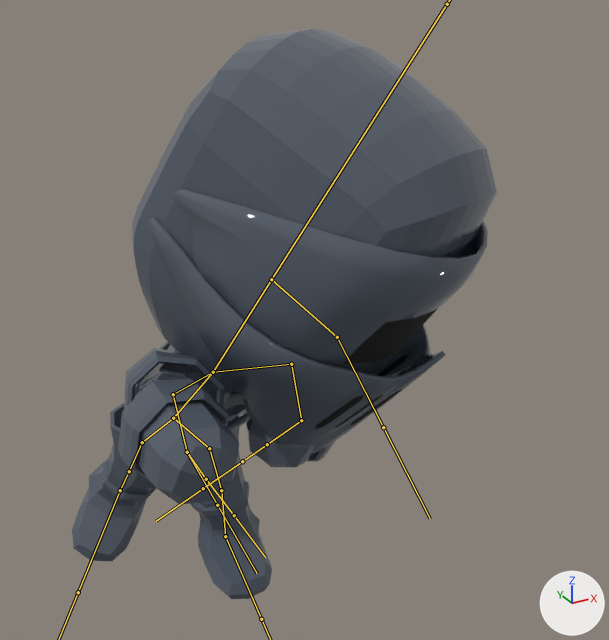
The FBX model Assets/FBX/Player/KnightDungeonCrawler.fbx, before and after one commit.
Rendered twice from a camera (50 mm lens) standing at (-0.58, -1.711, 1.455) and looking at (0.24, -0.219, 0.709). Lighting does not change. The marker at lower right points along +X, +Y and +Z. Both versions are drawn at frame 18 of the action 'Attack'; the numbers are the values there. The bones that bend it are drawn over the model as lines.

In view in the first picture: 'Armor', 'Body'.
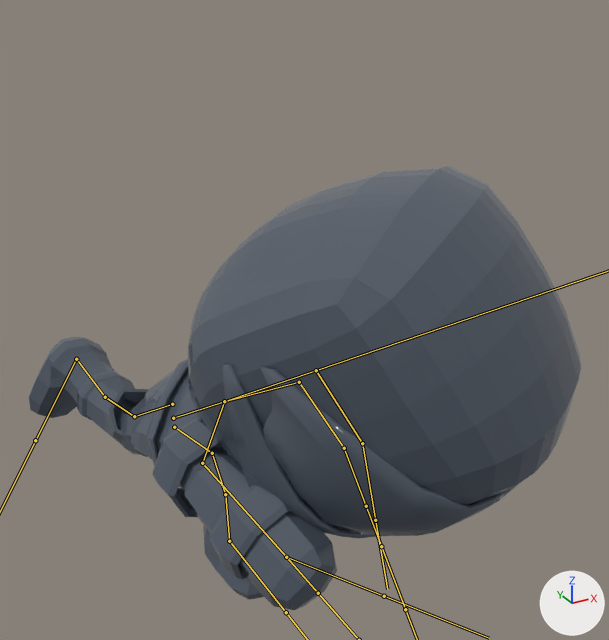
Where the change shows, as pixel boxes (x1, y1, x2, y2) in the pictures (609 x 640 px):
'Armor', posed (30% wider, 12% shorter): before (89, 29, 498, 534); after (50, 166, 581, 610)
'Body', posed: before (72, 368, 272, 599); after (29, 337, 264, 600)
bone 'Bone', root to tip: before (173, 418) to (213, 372); after (173, 418) to (224, 401)
bone 'Bone.001', root to tip: before (213, 372) to (271, 279); after (224, 401) to (316, 370)
bone 'Bone.006.L', root to tip: before (291, 364) to (301, 420); after (299, 382) to (344, 448)
bone 'Bone.007.L', root to tip: before (301, 420) to (267, 444); after (344, 448) to (366, 506)
bone 'Bone.005.R', root to tip: before (213, 372) to (173, 394); after (224, 401) to (202, 463)
bone 'Bone.006.R', root to tip: before (173, 394) to (187, 452); after (202, 463) to (286, 557)
bone 'Bone.007.R', root to tip: before (187, 452) to (206, 479); after (286, 557) to (318, 593)
bone 'Bone.009.L', root to tip: before (173, 418) to (209, 448); after (174, 427) to (212, 453)
bone 'Bone.009.R', root to tip: before (173, 418) to (142, 442); after (172, 404) to (134, 416)
bone 'Bone.010.R', root to tip: before (142, 442) to (129, 471); after (134, 416) to (105, 397)

The change, as a list of edits to the scene's bpy script:
```text
Change bone_bone:
    where bone_bone = bpy.data.objects['Armature'].pose.bones['Bone']
    bone_bone.rotation_quaternion: (0.895, 0.274, 0.307, -0.172) -> (0.792, 0.496, 0.344, -0.096)  # degrees (30, 40, -11) -> degrees (69, 40, 14)
Change bone_bone_001:
    where bone_bone_001 = bpy.data.objects['Armature'].pose.bones['Bone.001']  # child of 'Bone'
    bone_bone_001.rotation_quaternion: (0.997, -0.048, -0.048, 0.047) -> (0.998, -0.024, -0.049, 0.043)  # degrees (-6, -5, 6) -> degrees (-3, -5, 5)
Change bone_bone_006_l:
    where bone_bone_006_l = bpy.data.objects['Armature'].pose.bones['Bone.006.L']  # child of 'Bone.005.L'
    bone_bone_006_l.rotation_quaternion: (0.215, 0.365, -0.492, -0.761) -> (0.26, 0.558, -0.621, -0.485)  # degrees (75, 20, -133) -> degrees (114, 13, -104)
Change bone_bone_007_l:
    where bone_bone_007_l = bpy.data.objects['Armature'].pose.bones['Bone.007.L']  # child of 'Bone.006.L'
    bone_bone_007_l.rotation_quaternion: (0.925, -0.246, -0.213, -0.195) -> (0.976, -0.046, -0.128, -0.173)  # degrees (-25, -29, -17) -> degrees (-3, -15, -20)
Change bone_bone_005_r:
    where bone_bone_005_r = bpy.data.objects['Armature'].pose.bones['Bone.005.R']  # child of 'Bone'
    bone_bone_005_r.rotation_quaternion: (0.998, 0.0, 0.0, 0.061) -> (0.998, 0.014, -0.06, 0.002)  # degrees (0, 0, 7) -> degrees (2, -7, 0)
Change bone_bone_006_r:
    where bone_bone_006_r = bpy.data.objects['Armature'].pose.bones['Bone.006.R']  # child of 'Bone.005.R'
    bone_bone_006_r.rotation_quaternion: (0.602, 0.31, 0.735, 0.043) -> (0.555, 0.463, 0.689, -0.061)  # degrees (-58, 121, -81) -> degrees (-49, 125, -94)
Change bone_bone_007_r:
    where bone_bone_007_r = bpy.data.objects['Armature'].pose.bones['Bone.007.R']  # child of 'Bone.006.R'
    bone_bone_007_r.rotation_quaternion: (0.991, 0.0, 0.0, 0.131) -> (0.998, -0.018, -0.041, 0.034)  # degrees (0, 0, 15) -> degrees (-2, -5, 4)
Change bone_bone_009_l:
    where bone_bone_009_l = bpy.data.objects['Armature'].pose.bones['Bone.009.L']
    bone_bone_009_l.location: (0.0, 0.0, 0.0) -> (0.0, 0.1, -0.11)
    bone_bone_009_l.rotation_quaternion: (0.947, 0.0, 0.215, -0.239) -> (0.972, 0.012, 0.141, -0.189)  # degrees (-6, 24, -30) -> degrees (-2, 16, -22)
Change bone_bone_009_r:
    where bone_bone_009_r = bpy.data.objects['Armature'].pose.bones['Bone.009.R']
    bone_bone_009_r.location: (0.0, 0.0, 0.0) -> (0.0, -0.15, 0.17)
    bone_bone_009_r.rotation_quaternion: (0.947, 0.0, 0.215, -0.239) -> (0.94, 0.036, -0.075, -0.332)  # degrees (-6, 24, -30) -> degrees (7, -7, -39)
Change bone_bone_010_r:
    where bone_bone_010_r = bpy.data.objects['Armature'].pose.bones['Bone.010.R']  # child of 'Bone.009.R'
    bone_bone_010_r.rotation_quaternion: (0.981, 0.148, -0.022, -0.12) -> (0.871, 0.277, -0.086, -0.396)  # degrees (17, 0, -14) -> degrees (33, 4, -48)
```
